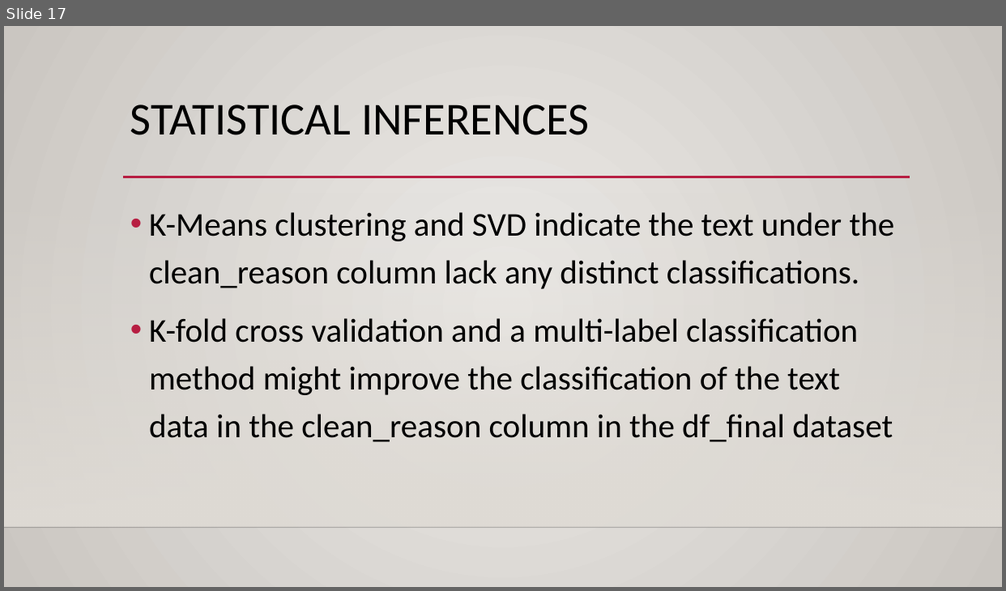
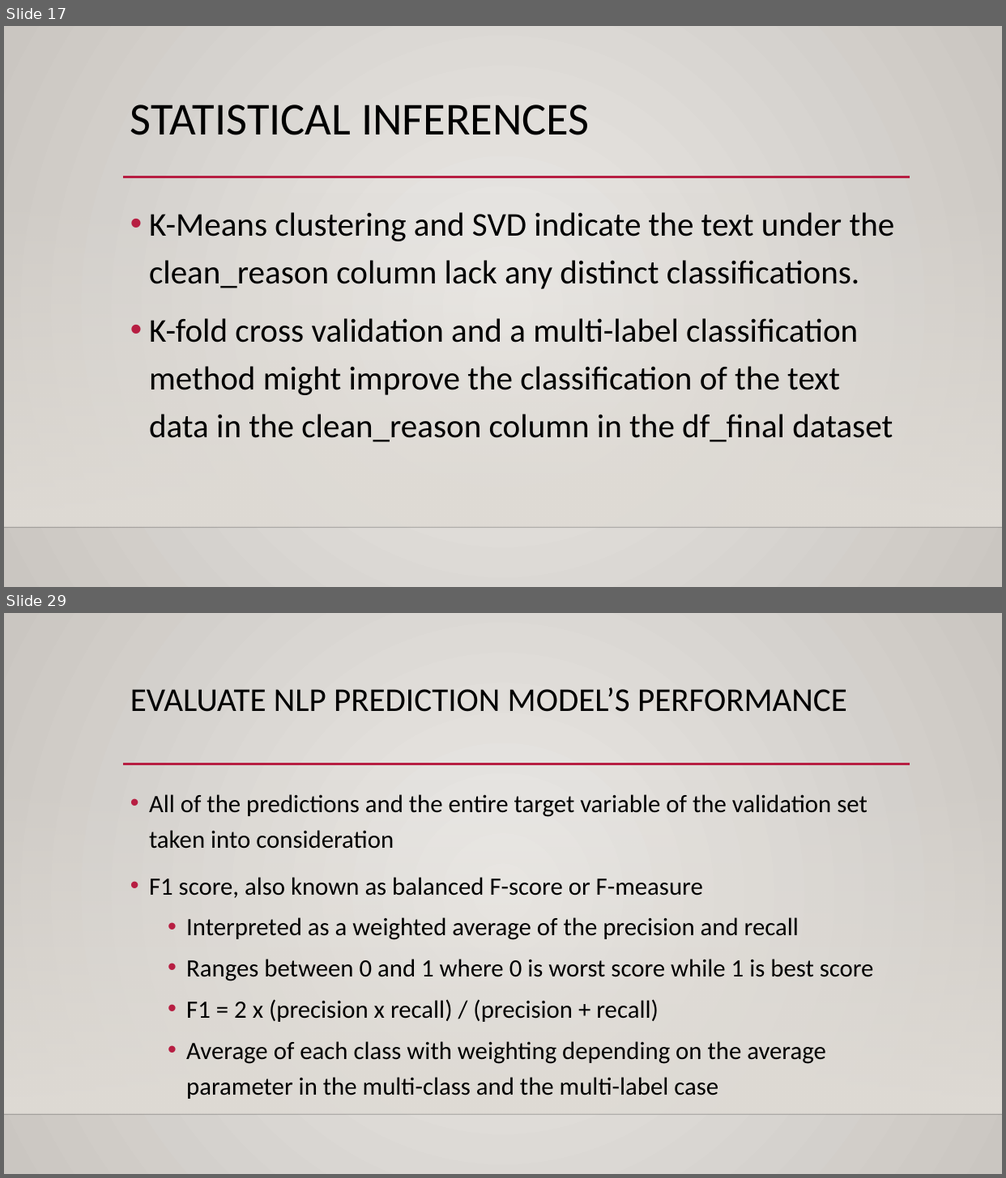
Before and after one commit to mlliu-github/Springboard-Data-Science-Career-Track, a slide deck: Capstone Project 1/Capstone Project 1 Presentation.pptx. Shown one above the other, each under a label of ours: slide 17 before the commit, slides 17 and 29 after it; the slides between them are not shown. The pictures are 1006x591 and 1006x1178 pixels, drawn with LibreOffice and Linux fonts; fonts in the diff are those of the drawing; background and template pictures are left out. Boxes give left, top, right and bottom in pixels: in the first picture for what was removed or moved away, otherwise in the second. Text is boxed around its words. In the diff, an @@ line names an element or a change of style, - is before the commit and + after.

```diff
--- a/Capstone Project 1/Capstone Project 1 Presentation.pptx
+++ b/Capstone Project 1/Capstone Project 1 Presentation.pptx
@@ slide 29 added at bbox=[4, 613, 1002, 1174], background gradient #ECEAE7 to #CAC7C1; not listed: 3 template elements that a slide beside it also shows @@
@@ title added at bbox=[130, 688, 847, 712], 32 pt, text #000000 @@
+EVALUATE NLP PREDICTION MODEL’S PERFORMANCE
@@ text added at bbox=[149, 794, 874, 1099], 24 pt, text #000000 @@
+• All of the predictions and the entire target variable of the validation set taken into consideration
+• F1 score, also known as balanced F-score or F-measure
+  • Interpreted as a weighted average of the precision and recall
+  • Ranges between 0 and 1 where 0 is worst score while 1 is best score
+  • F1 = 2 x (precision x recall) / (precision + recall)
+  • Average of each class with weighting depending on the average parameter in the multi-class and the multi-label case
```
Also in this commit, not shown: 19 other slides added.
